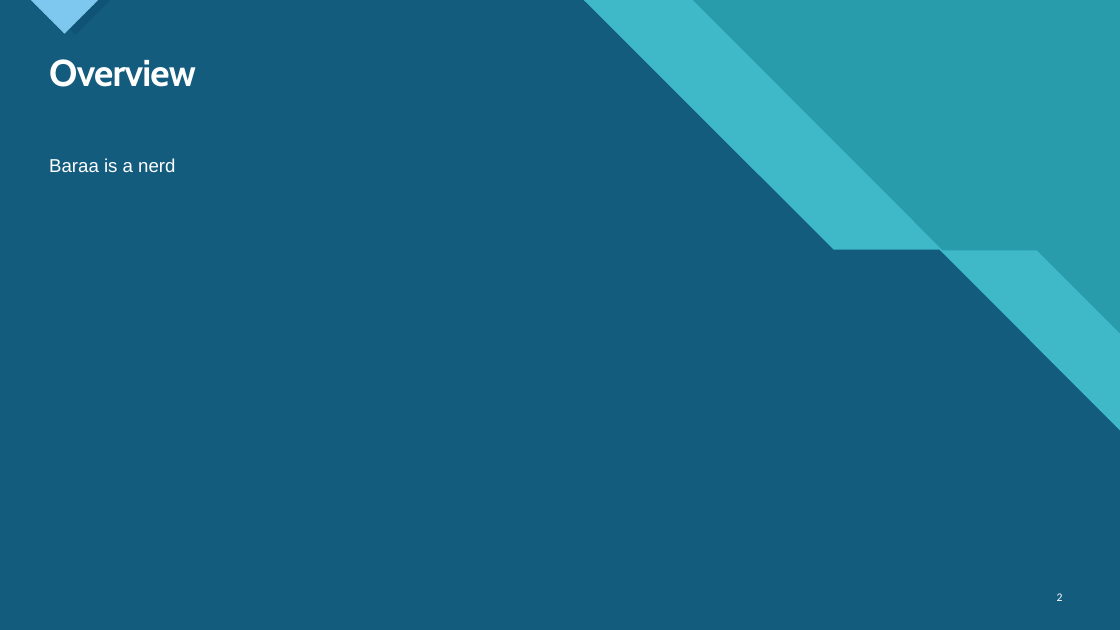
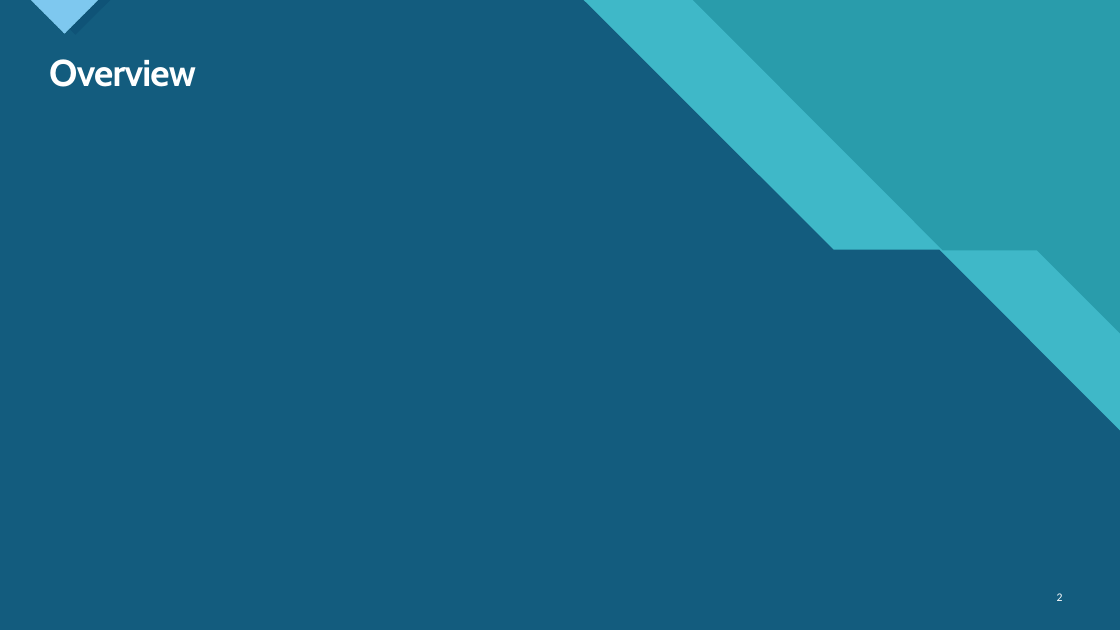
Before and after one commit to samseg19/Report3, a slide deck: slide 2 of Progress Report.pptx. Drawn at 1120x630 pixels with LibreOffice and Linux fonts; fonts in the diff are those of the drawing. Boxes give left, top, right and bottom in pixels: in the first picture for what was removed or moved away, otherwise in the second. Text is boxed around its words. In the diff, an @@ line names an element or a change of style, - is before the commit and + after.

Commit message:
first commit

```diff
--- a/Progress Report.pptx
+++ b/Progress Report.pptx
@@ text removed at box(49, 158, 175, 172) @@
-Baraa is a nerd
```
